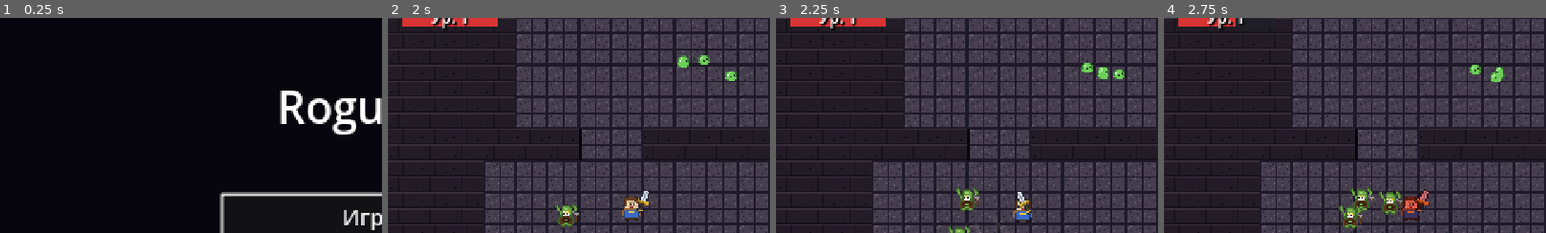
Above: before the commit, frames 1-4 (left to right).
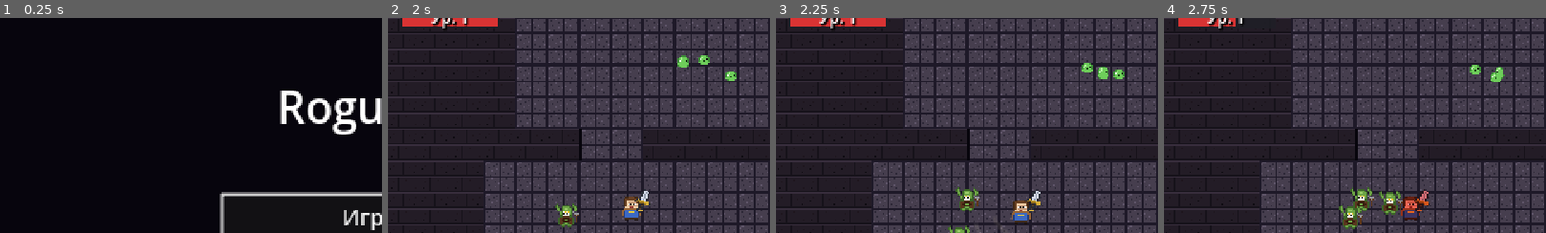
Above: after the commit, the same moments.

Repository: slartus/roguelike-game
Game: Godot game, scene res://scenes/ui/title_screen.tscn
The game is run twice, just before and just after one commit, with the same random seed, the same clock (stepped at 60 frames per second) and the same inputs.
Inputs (mouse positions are % of the whole screen's width and height, from its top left):
- Up to frame 1 (0.25 s): no input
- Up to frame 2 (2 s): click "Играть" at 0.5 s; tap Enter (ui_accept) at 1.25, 1.52 s; move the mouse to (72, 45) at 1.27 s; press the mouse at (72, 45) at 1.28 s; hold D (move_right) from 1.28 s (still down)
- Up to frame 3 (2.25 s): release D (move_right) at 2 s; release the mouse at (72, 45) at 2 s; drag from (30, 55) to (45, 70) at 2.02 s
- Up to frame 4 (2.75 s): no input
The pictures show only the part of the screen within x 0-50%, y 6-56%; the shares and areas given below are measured in that part.

Frames 1-2 are identical in both runs. In frame 3, 0.6% of the frame differs, in the area x 61-70%, y 79-96%; in frame 4, nothing differs.

Commit message:
fix(weapons): kill swing tween on facing change to avoid rest desync
When the player changes aim direction mid-swing, the active `_swing_tween`
was captured with the old `_facing` — its swing_target and back-restore
rest_rotation both use the old sign. Without cancellation, back-phase
would return rotation to the wrong-sign rest angle, and the instant
assignment in `_apply_facing_visuals` would be overwritten by the tween
on the next tick.

Fix: `face()` kills any active `_swing_tween` before applying the new
rest pose. Anim is cut short but state stays consistent.

Test: `test_face_change_during_swing_kills_tween_and_resets_rest`.

Co-Authored-By: Claude Opus 4.7 (1M context) <noreply@anthropic.com>

Diff:
--- a/scenes/player/player.gd
+++ b/scenes/player/player.gd
@@ -118,6 +118,14 @@
 	if direction == 0 or direction == _facing:
 		return
 	_facing = 1 if direction > 0 else -1
+	# Активный swing tween был спланирован под старый facing (swing_target
+	# и restore rest_rotation captured'ы по знаку прошлого _facing). Если
+	# не убить — back-фаза вернёт rotation в чужой знак, а мгновенное
+	# присваивание в _apply_facing_visuals успеет перезаписаться tween'ом.
+	# Прерываем свинг: игрок в момент удара сменил направление курсора —
+	# честнее оборвать анимацию и мгновенно встать в новую rest-позу.
+	if _swing_tween != null and _swing_tween.is_valid():
+		_swing_tween.kill()
 	_apply_facing_visuals()
 
 # WeaponController зовёт это на успешной атаке. Играет короткий
--- a/test/unit/test_player_weapon_visual.gd
+++ b/test/unit/test_player_weapon_visual.gd
@@ -168,3 +168,23 @@
 	player.face(-1)
 	assert_almost_eq(weapon_sprite.rotation, -rot_right, 0.001,
 		"rest rotation симметричен при смене facing")
+
+func test_face_change_during_swing_kills_tween_and_resets_rest() -> void:
+	# Регресс: `_apply_facing_visuals` пишет rotation напрямую. Если facing
+	# меняется посреди активного swing tween (out+back = 180ms), tween
+	# захватит старый rest_rot как back-target и вернёт rotation в чужой
+	# знак. Фикс: face() убивает активный swing и мгновенно ставит sprite
+	# в свежую rest-позу под новый facing.
+	GameState.equipped_weapon = ShortSwordRes
+	var player := _make_player()
+	await get_tree().process_frame
+	player.face(1)
+	var weapon_sprite: Sprite2D = player.get_node("Weapon")
+	var rest_right := weapon_sprite.rotation
+	# Запускаем swing → tween живёт ~180ms.
+	player.play_attack_visual(Vector2(100, 0), ShortSwordRes)
+	# Игрок в этот момент разворачивается влево — свинг должен оборваться,
+	# rotation мгновенно уйти к rest под facing left (симметричный знак).
+	player.face(-1)
+	assert_almost_eq(weapon_sprite.rotation, -rest_right, 0.001,
+		"смена facing во время swing мгновенно ставит новый rest_rotation")
